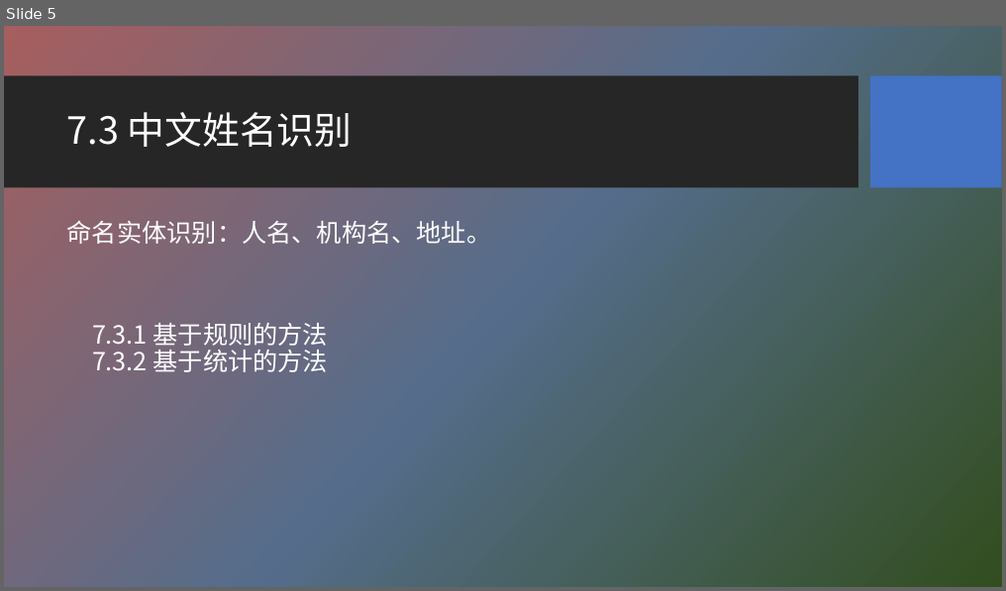
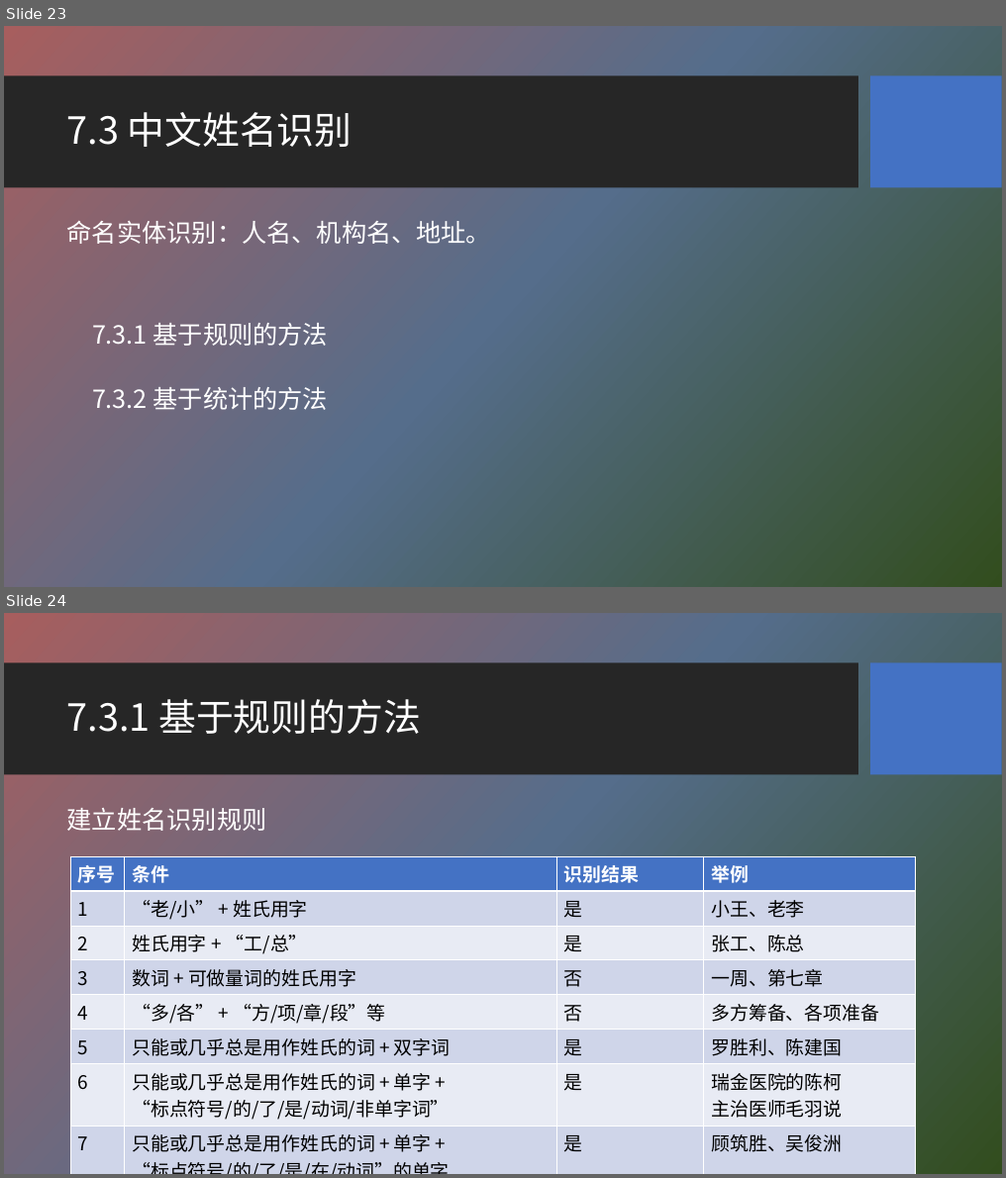
Before and after one commit to HBU/NLP_PPT, a slide deck: PPT-2020/ch07 词法分析.pptx. Shown one above the other, each under a label of ours: slide 5 before the commit, slides 23 and 24 after it. The pictures are 1006x591 and 1006x1178 pixels, drawn with LibreOffice and Linux fonts; fonts in the diff are those of the drawing; background and template pictures are left out. Boxes give left, top, right and bottom in pixels: in the first picture for what was removed or moved away, otherwise in the second. Text is boxed around its words. In the diff, an @@ line names an element or a change of style, - is before the commit and + after.

```diff
--- a/PPT-2020/ch07 词法分析.pptx
+++ b/PPT-2020/ch07 词法分析.pptx
@@ slide 24 added at (4,613,1002,1174), background picture (left out); not listed: 2 template elements that a slide beside it also shows @@
@@ title added at (67,699,421,734), 36 pt, text #FFFFFF @@
+7.3.1 基于规则的方法
@@ text added at (67,808,267,831), 24 pt, text #FFFFFF @@
+建立姓名识别规则
@@ table added at (70,858,915,1157), 8 rows, 4 columns @@
+序号 | 条件 | 识别结果 | 举例
+1 | “老/小” + 姓氏用字 | 是 | 小王、老李
+2 | 姓氏用字 + “工/总” | 是 | 张工、陈总
+3 | 数词 + 可做量词的姓氏用字 | 否 | 一周、第七章
+4 | “多/各” + “方/项/章/段”等 | 否 | 多方筹备、各项准备
+5 | 只能或几乎总是用作姓氏的词 + 双字词 | 是 | 罗胜利、陈建国
+6 | 只能或几乎总是用作姓氏的词 + 单字 + / “标点符号/的/了/是/动词/非单字词” | 是 | 瑞金医院的陈柯 / 主治医师毛羽说
+7 | 只能或几乎总是用作姓氏的词 + 单字 + / “标点符号/的/了/是/在/动词”的单字 | 是 | 顾筑胜、吴俊洲
@@ what was slide 5 is now slide 23 @@
@@ slide 23 changed as well @@
@@ text at (92,323,328,410): text changed @@
-7.3.1 基于规则的方法
-7.3.2 基于统计的方法
+7.3.1 基于规则的方法
+7.3.2 基于统计的方法
```
Also in this commit, not shown: 6 other slides changed, 28 other slides added, 2 other files.
